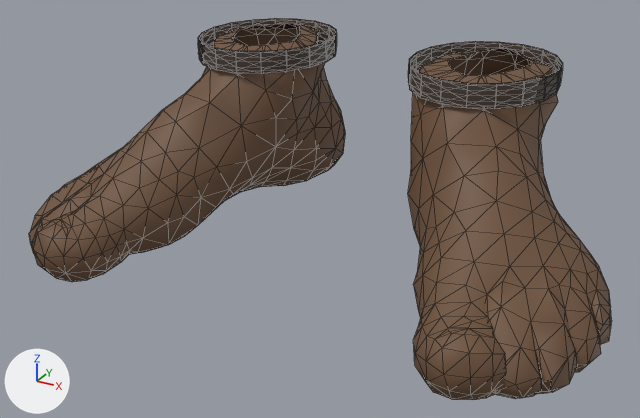
The glTF model game/assets/characters/hero/wear/_shoes.glb, before and after one commit.
Rendered twice from a camera (50 mm lens) standing at (0.296, -0.602, 0.308) and looking at (0.0, -0.064, 0.039). Arrows for +X, +Y and +Z are at lower left; the lights stay in place. The older version comes first. Mesh edges are drawn as thin lines. Vertices at exactly the same position are counted once.

The first picture shows 'wear_L', 'wear_R'.
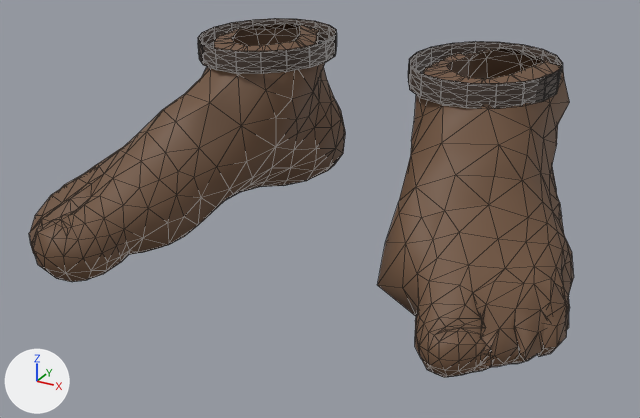
The newer file adds a shape key; the second version is drawn at full value of the shape key 'female' of 'wear_L', and the change is written as the vertex moves it makes.

What differs and where, as boxes [x1, y1, x2, y2] in the pictures (640 x 418 px; the box of a moved part takes in the faces that stretch with it):
'wear_L', reshaped (6% shorter): before [408, 42, 612, 400]; after [377, 42, 574, 377]
part 1 of me_wear_l, moved or reshaped: before [408, 48, 612, 400]; after [377, 48, 574, 377]

What the commit changed:
me_wear_l is used by ob_wear_l; location (0.0, 0.0, 0.0).
me_wear_l had 555 vertices, 1066 faces and spanned x 0.039..0.225, y -0.196..0.094, z -0.01..0.146.
me_wear_l now has 555 vertices, 1066 faces and spans x 0.039..0.202, y -0.177..0.097, z -0.008..0.147.
me_wear_l part 1: 422 of 555 vertices moved; they spanned x 0.039..0.225, y -0.196..0.094, z -0.01..0.146 and now span x 0.049..0.202, y -0.177..0.097, z -0.008..0.147; mean shift (-0.004, 0.002, 0.001); largest move (0.097, -0.104, 0.027) -> (0.078, -0.125, 0.023).
